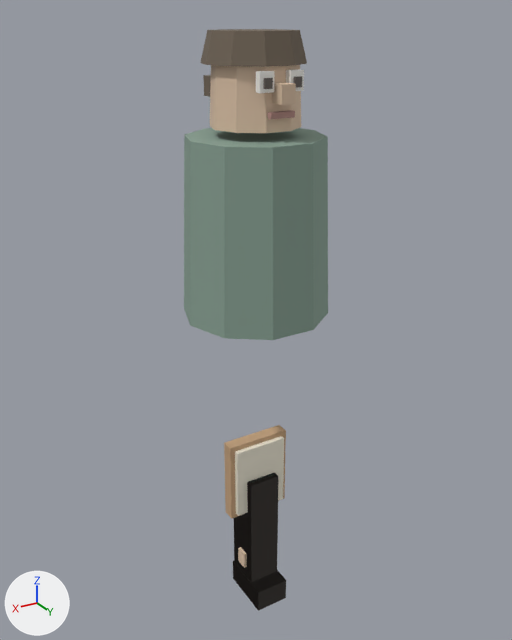
The glTF model assets/npc_wren.glb: old version first, new version second.
The view is the same before and after, from a 50 mm lens placed at (1.26, 2.11, 1.73), pointed at (-0.04, -0.06, 0.65). The lights are fixed; the arrows at lower left show +X, +Y and +Z. The picture after the commit comes second. Vertices at exactly the same position are counted once.

Names of what the first picture shows: 'BootR', 'EyeWhiteR', 'Hair', 'HairTail', 'Head', 'LimbLegR', 'PropLedger', 'PropLedgerPages', 'Torso' and 6 more.
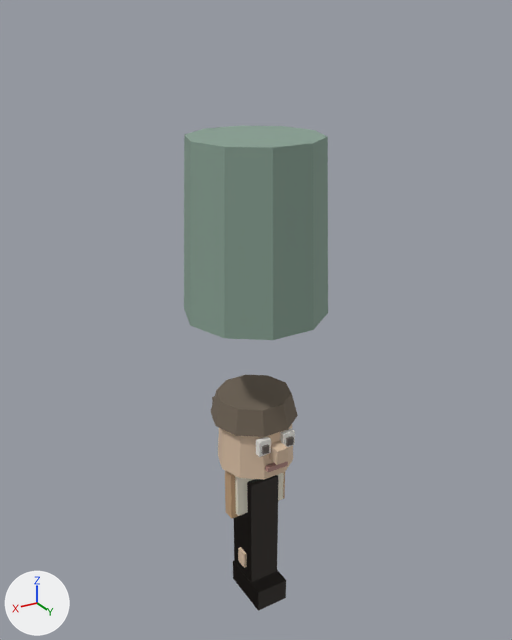
Pixel boxes (x1, y1, x2, y2) of what changed, in the pictures (512 x 640 px):
'Hair', moved
    before: (200, 29, 307, 67)
    after: (211, 375, 298, 437)
'Head', moved
    before: (210, 65, 301, 133)
    after: (218, 424, 293, 479)
'EyeWhiteR', moved
    before: (256, 71, 274, 93)
    after: (256, 436, 271, 457)
'HairTail', moved (mostly hidden)
    before: (203, 75, 211, 97)
    after: (212, 396, 215, 404)
'PropLedgerPages', unchanged, covered by the edit
    before: (235, 436, 284, 516)
    after: (235, 473, 284, 516)
'PropLedger', unchanged, covered by the edit
    before: (224, 425, 286, 519)
    after: (225, 471, 285, 519)

The change in detail:
me_head is used by ob_head; location (0.0, 0.0, 0.0).
me_head had 20 vertices, 36 faces and spanned x -0.155..0.155, y -0.147..0.147, z 1.39..1.65.
me_head now has 20 vertices, 36 faces and spans x -0.155..0.155, y -0.147..0.147, z 0.07..0.33.
me_head part 1: the whole mesh is moved by (0.0, 0.0, -1.32).
me_eyewhiter is used by ob_eyewhiter; location (0.0, 0.0, 0.0).
me_eyewhiter had 8 vertices, 12 faces and spanned x 0.029..0.081, y 0.1375..0.1625, z 1.514..1.576.
me_eyewhiter now has 8 vertices, 12 faces and spans x 0.029..0.081, y 0.1375..0.1625, z 0.194..0.256.
me_eyewhiter part 2: the whole mesh is moved by (0.0, 0.0, -1.32).
me_hair is used by ob_hair; location (0.0, 0.0, 0.0).
me_hair had 20 vertices, 36 faces and spanned x -0.175..0.175, y -0.178..0.154, z 1.59..1.69.
me_hair now has 20 vertices, 36 faces and spans x -0.175..0.175, y -0.178..0.154, z 0.27..0.37.
me_hair part 3: the whole mesh is moved by (0.0, 0.0, -1.32).
me_hairtail is used by ob_hairtail; location (0.0, 0.0, 0.0).
me_hairtail had 8 vertices, 12 faces and spanned x -0.035..0.035, y -0.305..-0.145, z 1.465..1.535.
me_hairtail now has 8 vertices, 12 faces and spans x -0.035..0.035, y -0.305..-0.145, z 0.145..0.215.
me_hairtail part 4: the whole mesh is moved by (0.0, 0.0, -1.32).
